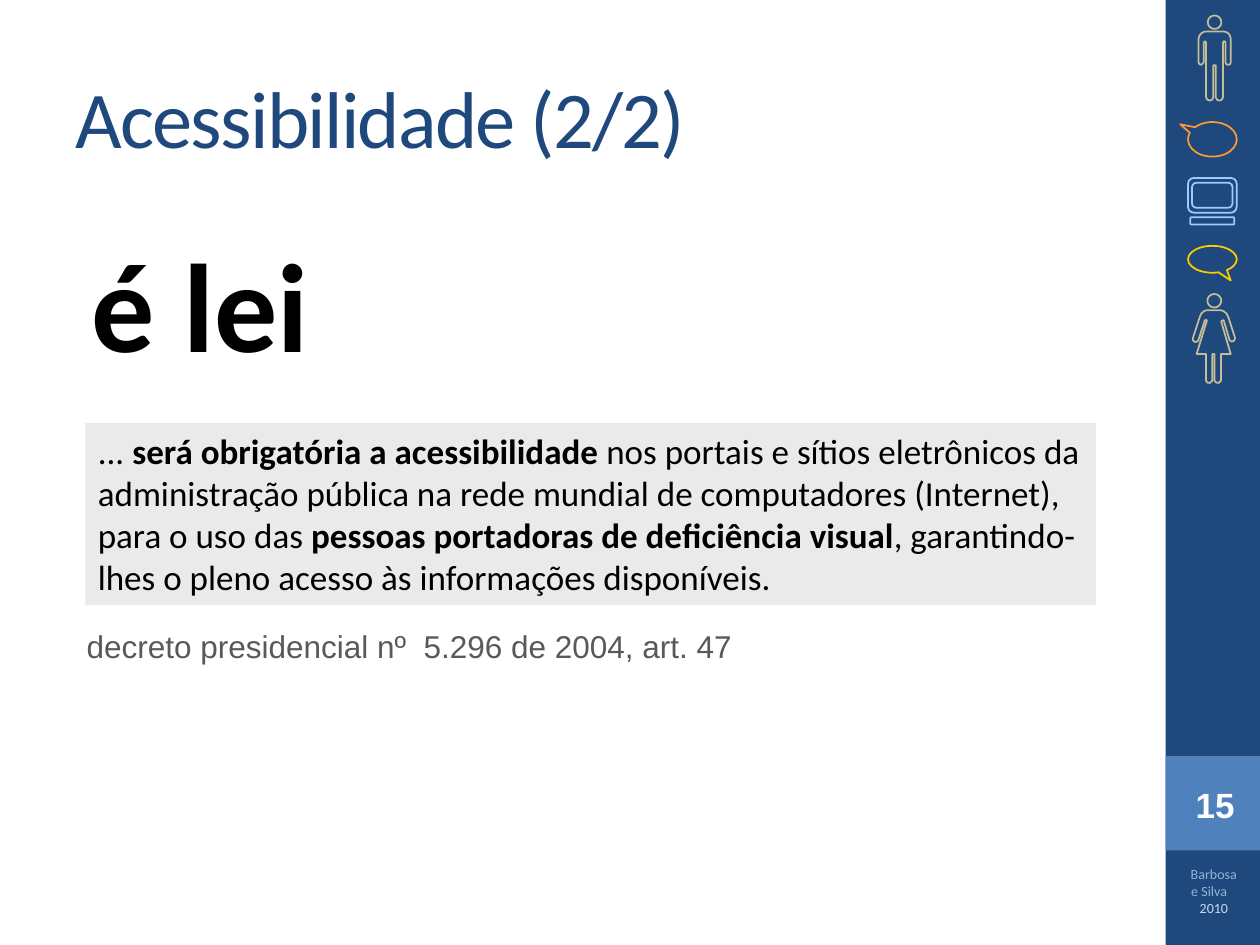
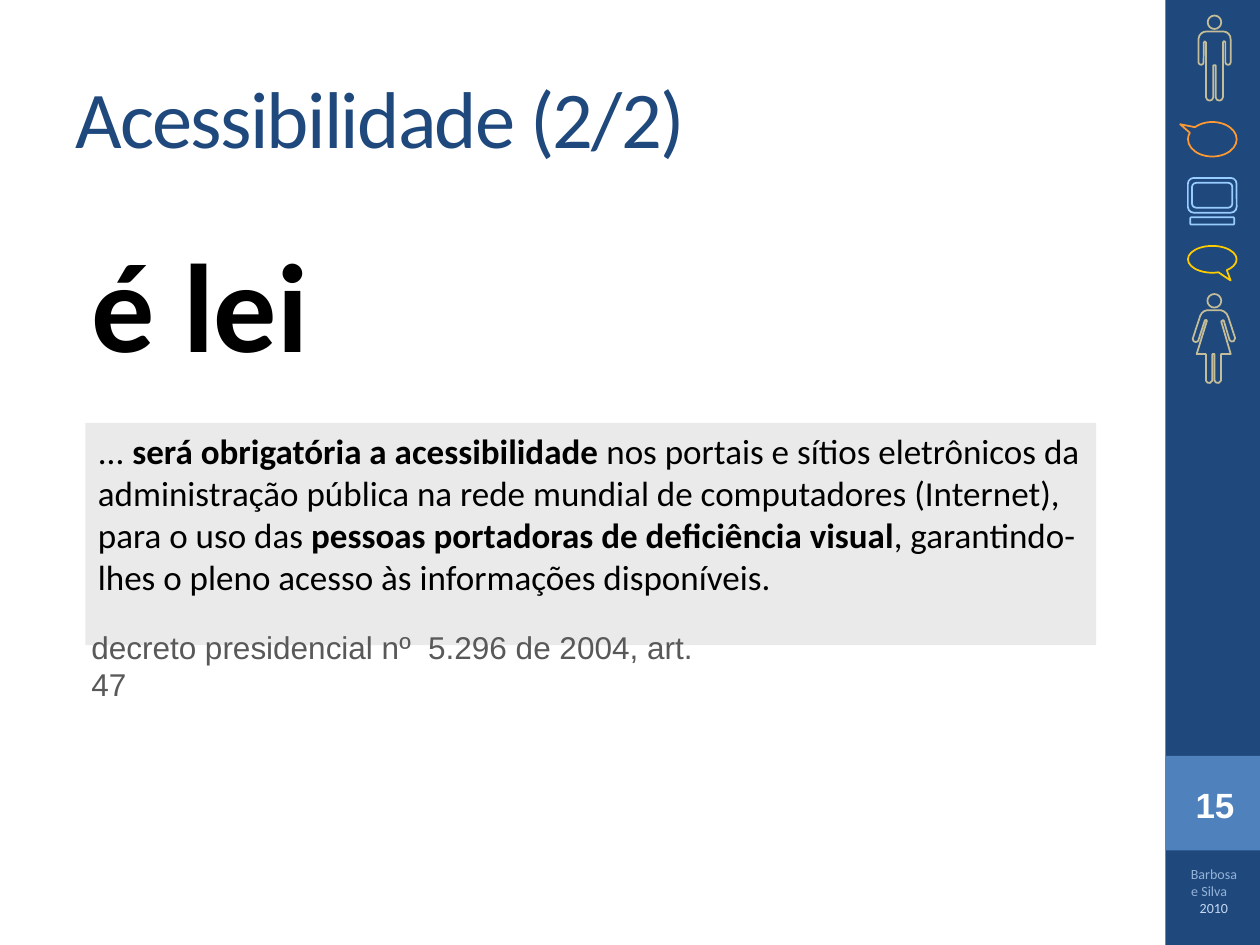
Before and after one commit to vodiniz/aulas, a slide deck: slide 15 of 2_periodo/IHC/cap2.pptx. Drawn at 1260x945 pixels with LibreOffice and Linux fonts; fonts in the diff are those of the drawing. Boxes give left, top, right and bottom in pixels: in the first picture for what was removed or moved away, otherwise in the second. Text is boxed around its words. In the diff, an @@ line names an element or a change of style, - is before the commit and + after.

```diff
--- a/2_periodo/IHC/cap2.pptx
+++ b/2_periodo/IHC/cap2.pptx
@@ freeform shape at (1198, 15, 1231, 101): outline redrawn @@
@@ text "é lei" at (91, 263, 308, 353): indent changed @@
@@ rectangle "... será obrigatória a acessibilidade ...": place and size @@
-rectangle "... será obrigatória a acessibilidade ..." at (86, 423, 1096, 606)
+rectangle "... será obrigatória a acessibilidade ..." at (86, 423, 1096, 646)
@@ text "decreto presidencial nº 5.296 de ..." rewrapped from (87, 635, 732, 664) to (91, 636, 692, 696) @@
```
Also in this commit, not shown: 18 other slides changed, 9 other files.
